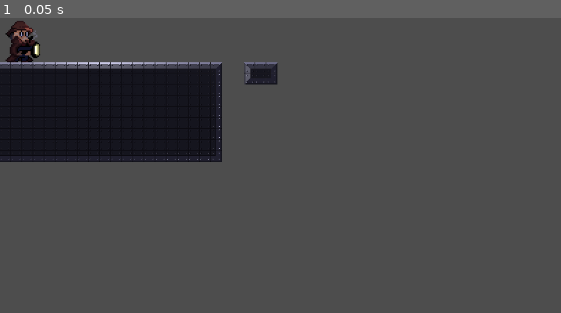
Above: before the commit, frame 1.
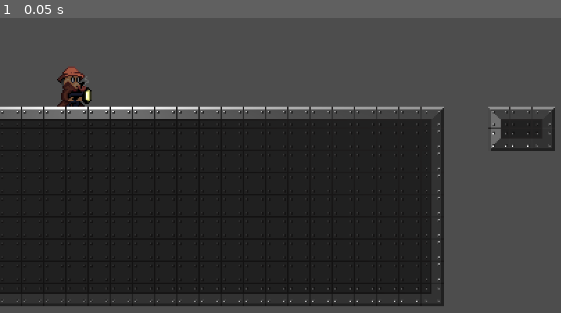
Above: after the commit, the same moment.

Repository: pedro53silva2002/GameDev-MiniProject
Game: Godot game, scene res://scenes/main.tscn
Same seed, same stepped clock (60 frames per second), same inputs: the game is played once before the commit and once after it.
Inputs:
- Up to frame 1 (0.05 s): no input

The runs differ from the first frame. In frame 1, 54% of the frame differs, in the area x 0-99%, y 1-98%.

Commit message:
random commit just to save work ,will be organized

Diff:
--- a/scenes/main.tscn
+++ b/scenes/main.tscn
@@ -27,17 +27,18 @@
 [node name="Node2D" type="Node2D"]
 
 [node name="Player" parent="." instance=ExtResource("1_o5qli")]
-position = Vector2(30, 32)
+position = Vector2(104, 98)
 
 [node name="CanvasModulate" type="CanvasModulate" parent="."]
-light_mask = 2
-color = Color(0.345309, 0.339752, 0.493743, 1)
+position = Vector2(90, -95)
+color = Color(0.533036, 0.533037, 0.533037, 1)
 
 [node name="PointLight2D" type="PointLight2D" parent="."]
-position = Vector2(144, -7)
+position = Vector2(134, 0)
 scale = Vector2(1561.43, 15.826)
 texture = ExtResource("2_0wfyh")
 
 [node name="TileMapLayer" type="TileMapLayer" parent="."]
+scale = Vector2(2, 2)
 tile_map_data = PackedByteArray("AAAAAAQAAAABAAAAAAABAAQAAAABAAAAAAACAAQAAAABAAAAAAADAAQAAAABAAAAAAAEAAQAAAABAAAAAAAFAA …(3040 unchanged characters)…
 tile_set = SubResource("TileSet_tbgi4")
Binary file changed: assets/player/player_specular2.png
